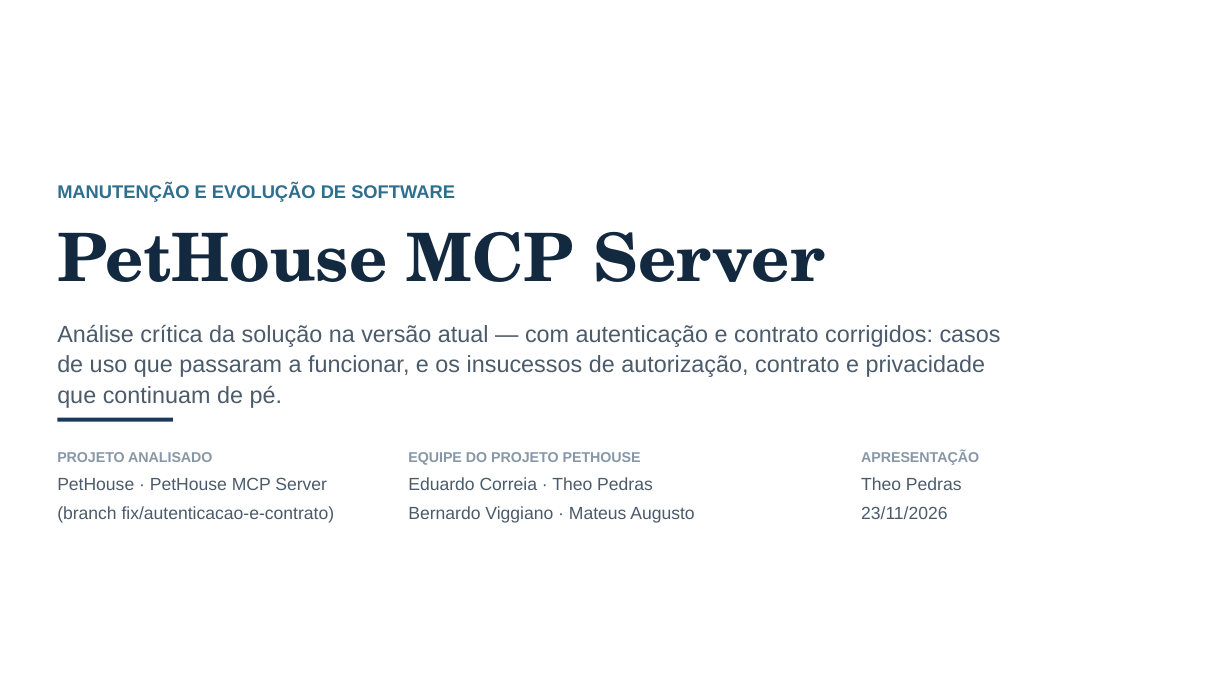
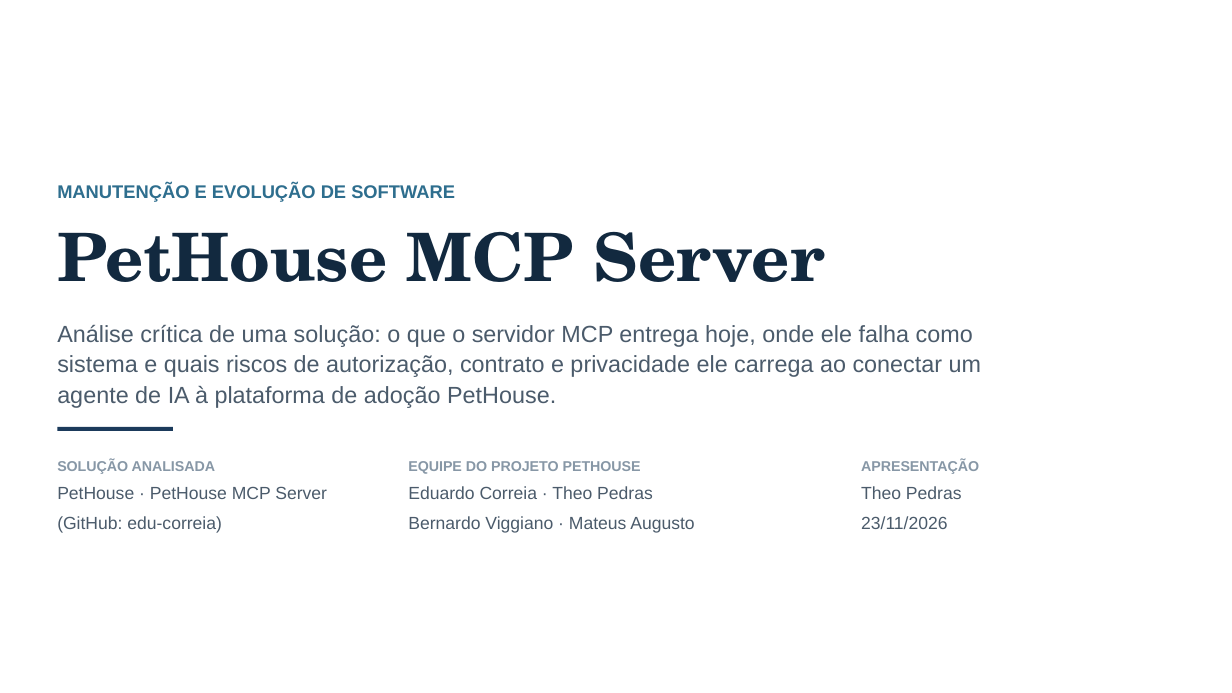
Before and after one commit to edu-correia/project-mcp-pet-adoption, a slide deck: slide 1 of docs/apresentacao-analise-pethouse-mcp.pptx. Drawn at 1232x693 pixels with LibreOffice and Linux fonts; fonts in the diff are those of the drawing. Boxes give left, top, right and bottom in pixels: in the first picture for what was removed or moved away, otherwise in the second. Text is boxed around its words. In the diff, an @@ line names an element or a change of style, - is before the commit and + after.

Commit message:
docs: apresenta a analise da solucao no estado atual (15 slides, sem antes/depois)
- deck reescrito: numeros e tese, arquitetura da ponte, inventario das 12 tools,
  metodo de verificacao, casos de uso, demo, tres insucessos e seguranca
- removidas as referencias a correcao/versao anterior: o material descreve o
  sistema como ele e (publico nao tem contexto de mudanca)
- roteiro de falas refeito para 4 pessoas sobre os 15 slides

```diff
--- a/docs/apresentacao-analise-pethouse-mcp.pptx
+++ b/docs/apresentacao-analise-pethouse-mcp.pptx
@@ text at [57,325,981,408]: text changed @@
-Análise crítica da solução na versão atual — com autenticação e contrato corrigidos: casos de uso que passaram a funcionar, e os insucessos de autorização, contrato e privacidade que continuam de pé.
+Análise crítica de uma solução: o que o servidor MCP entrega hoje, onde ele falha como sistema e quais riscos de autorização, contrato e privacidade ele carrega ao conectar um agente de IA à plataforma de adoção PetHouse.
@@ 2 texts, 1 rectangle: place and size @@
-2 texts, 1 rectangle at [57,418,979,523]
+2 texts, 1 rectangle at [57,427,979,533]
@@ text at [57,459,327,533]: text changed @@
-PROJETO ANALISADO
-PetHouse · PetHouse MCP Server
-(branch fix/autenticacao-e-contrato)
+SOLUÇÃO ANALISADA
+PetHouse · PetHouse MCP Server
+(GitHub: edu-correia)
```
Also in this commit, not shown: 14 other slides changed, 1 slide removed, 4 other files.
